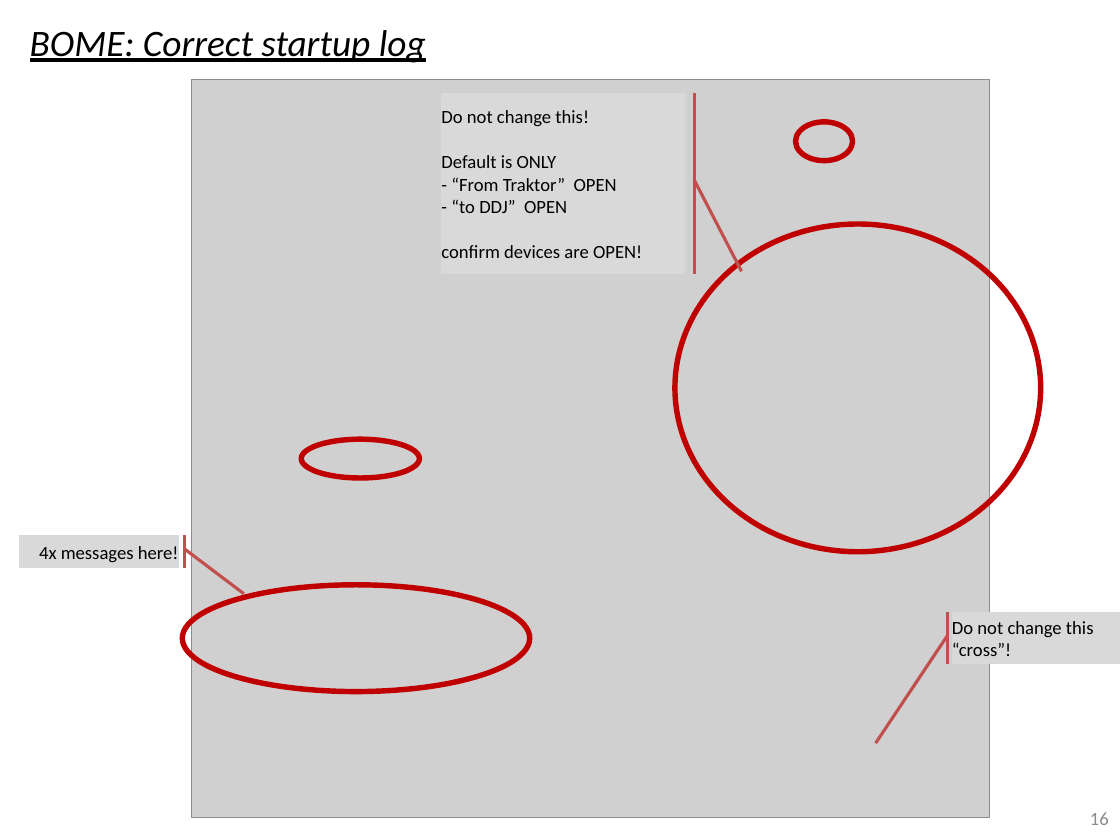
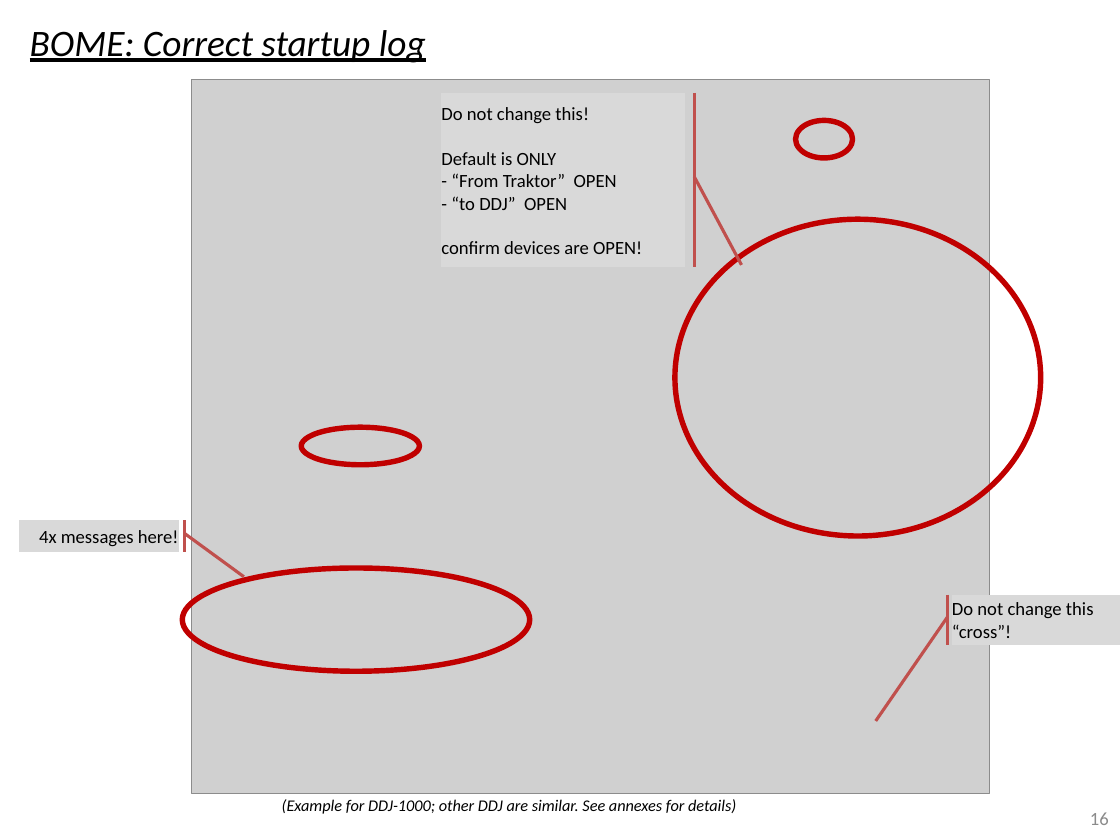
Before and after one commit to pestrela/music, a slide deck: slide 16 of traktor/mapping_ddj_1000/Support files/Source files/DDJ - BOME Installation Guide.pptx. Drawn at 1120x840 pixels with LibreOffice and Linux fonts; fonts in the diff are those of the drawing; grey boxes stand for pictures. Boxes give left, top, right and bottom in pixels: in the first picture for what was removed or moved away, otherwise in the second. Text is boxed around its words. In the diff, an @@ line names an element or a change of style, - is before the commit and + after.

```diff
--- a/traktor/mapping_ddj_1000/Support files/Source files/DDJ - BOME Installation Guide.pptx
+++ b/traktor/mapping_ddj_1000/Support files/Source files/DDJ - BOME Installation Guide.pptx
@@ picture: place and size @@
-picture at [192,80,989,818]
+picture at [192,80,989,793]
@@ accent callout "Do not change this! Default ...": place and size @@
-accent callout "Do not change this! Default ..." at [441,93,685,273]
+accent callout "Do not change this! Default ..." at [441,93,685,268]
@@ ellipse: place and size @@
-ellipse at [675,224,1042,552]
+ellipse at [675,220,1042,536]
@@ ellipse: place and size @@
-ellipse at [301,439,420,478]
+ellipse at [301,427,420,465]
@@ accent callout "4x messages here!": place and size @@
-accent callout "4x messages here!" at [19,535,179,569]
+accent callout "4x messages here!" at [19,520,179,552]
@@ ellipse: place and size @@
-ellipse at [183,585,530,691]
+ellipse at [183,568,530,671]
@@ accent callout "Do not change this “cross”!": place and size @@
-accent callout "Do not change this “cross”!" at [952,613,1120,664]
+accent callout "Do not change this “cross”!" at [952,595,1120,644]
@@ text added at [282,799,736,814], 10.5 pt, text #000000, italic @@
+(Example for DDJ-1000; other DDJ are similar. See annexes for details)
```
Also in this commit, not shown: 17 other slides changed, 5 other files.
